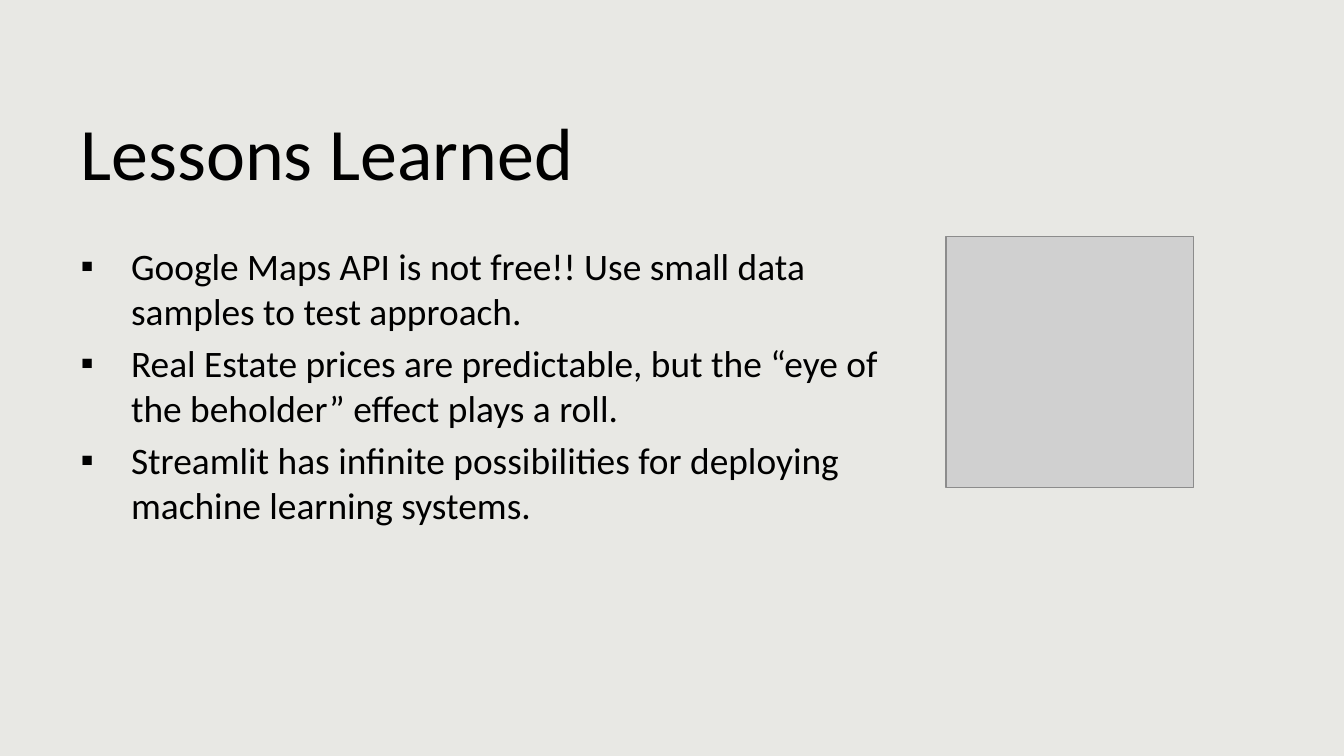
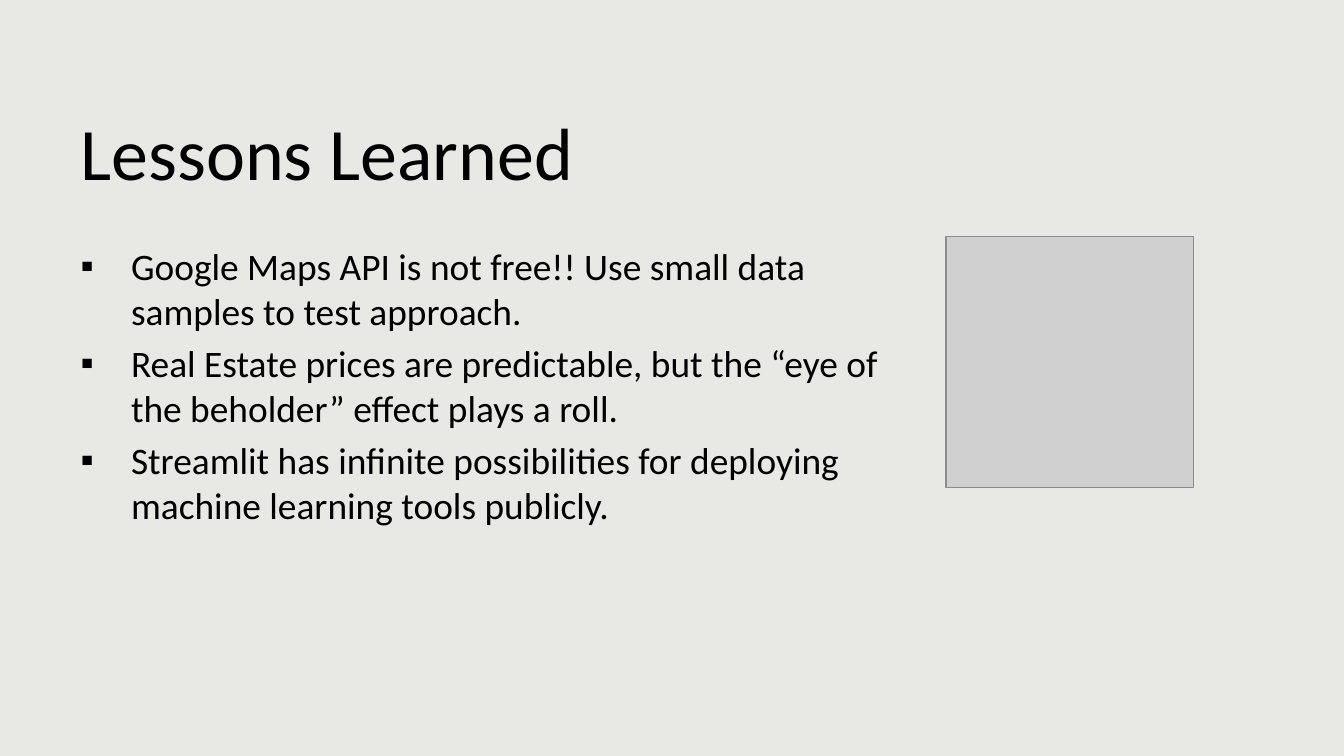
Before and after one commit to vicotriangle/victoria_data606, a slide deck: slide 22 of docs/capstone.pptx (slide 23 before the commit). Drawn at 1344x756 pixels with LibreOffice and Linux fonts; fonts in the diff are those of the drawing; grey boxes stand for pictures; background and template pictures are left out. Boxes give left, top, right and bottom in pixels: in the first picture for what was removed or moved away, otherwise in the second. Text is boxed around its words. In the diff, an @@ line names an element or a change of style, - is before the commit and + after.

```diff
--- a/docs/capstone.pptx
+++ b/docs/capstone.pptx
@@ text at bbox=[131, 448, 839, 526]: text changed @@
-▪ Streamlit has infinite possibilities for deploying machine learning systems.
+▪ Streamlit has infinite possibilities for deploying machine learning tools publicly.
```
Also in this commit, not shown: 1 other slide changed.
